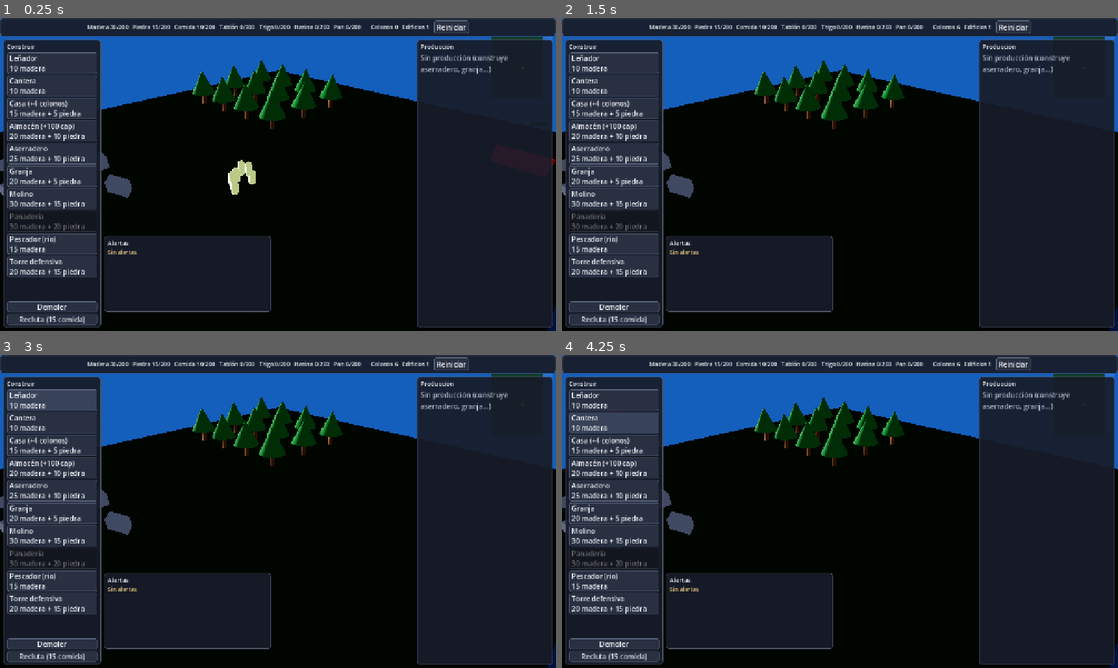
Above: before the commit, frames 1-4 (two rows, left to right).
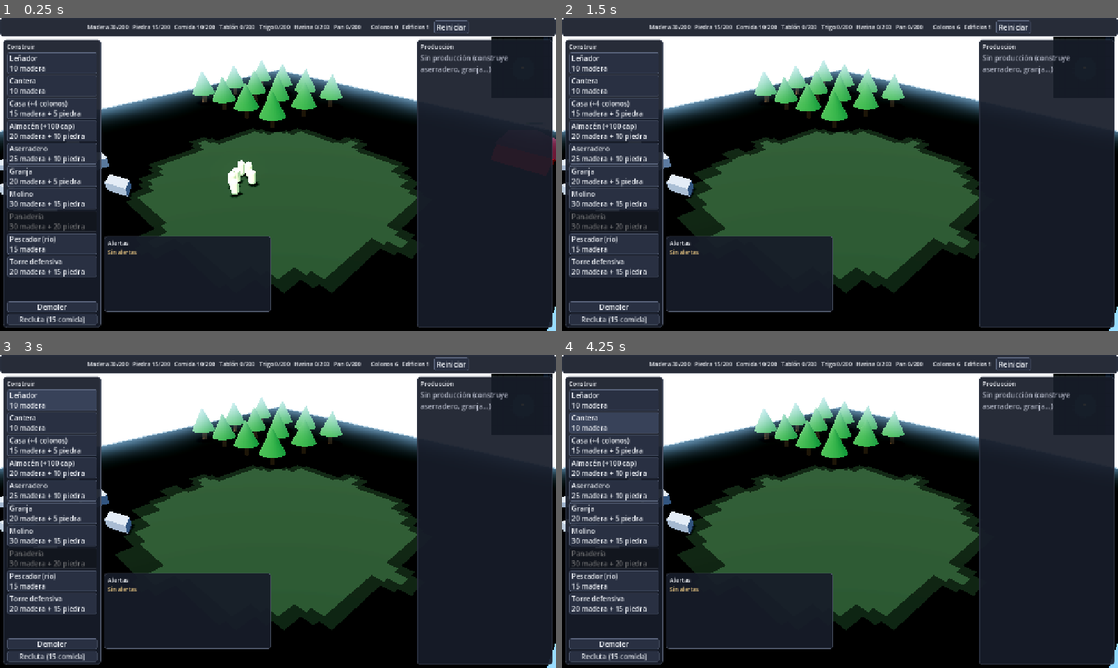
Above: after the commit, the same moments.

Repository: DilesZ/Espa-aSettlers
Game: Godot game, scene res://scenes/main.tscn
Two runs of this game, one before a commit and one after it. Both use one fixed random seed, a clock stepped at 60 frames per second and the inputs below.
Inputs:
- Up to frame 1 (0.25 s): no input
- Up to frame 2 (1.5 s): click "Reiniciar" at 0.5 s; click "Reiniciar" at 1.25 s
- Up to frame 3 (3 s): click "Reiniciar" at 2 s; click "Leñador 10 madera" at 2.75 s
- Up to frame 4 (4.25 s): click "Cantera 10 madera" at 3.5 s

The runs differ from the first frame. In frame 1, 32% of the frame differs, in the area x 0-100%, y 0-100%; in frame 2, 33%; in frame 3, 33%; in frame 4, 33%.

Commit message:
feat(godot): F6 niebla visual + F7 ambiente - shader fog, dia/noche 240s, agua, audio procedural, particulas

Diff:
--- a/godot/project.godot
+++ b/godot/project.godot
@@ -15,6 +15,7 @@
 
 GameState="*res://scripts/autoload/game_state.gd"
 GameManager="*res://scripts/autoload/game_manager.gd"
+AudioManager="*res://scripts/autoload/audio_manager.gd"
 
 [display]
 
--- a/godot/scenes/main.tscn
+++ b/godot/scenes/main.tscn
@@ -6,6 +6,9 @@
 [ext_resource type="Script" path="res://scripts/ui/hud.gd" id="4"]
 [ext_resource type="Script" path="res://scripts/ui/minimap.gd" id="5"]
 [ext_resource type="Script" path="res://scripts/systems/ai_controller.gd" id="6"]
+[ext_resource type="Script" path="res://scripts/systems/day_night.gd" id="7"]
+[ext_resource type="Script" path="res://scripts/systems/atmosphere.gd" id="8"]
+[ext_resource type="Script" path="res://scripts/systems/fog_of_war.gd" id="9"]
 
 [sub_resource type="Environment" id="Environment_1"]
 background_mode = 2
@@ -76,6 +79,15 @@
 [node name="AiController" type="Node" parent="."]
 script = ExtResource("6")
 
+[node name="DayNight" type="Node" parent="."]
+script = ExtResource("7")
+
+[node name="Atmosphere" type="Node" parent="."]
+script = ExtResource("8")
+
+[node name="FogOfWar" type="Node" parent="."]
+script = ExtResource("9")
+
 [node name="HUD" type="CanvasLayer" parent="."]
 script = ExtResource("4")
 
--- /dev/null
+++ b/godot/scripts/autoload/audio_manager.gd
@@ -0,0 +1,163 @@
+extends Node
+## AudioManager (autoload): SFX + ambiente 100% procedurales en memoria.
+## Sin ficheros: los AudioStreamWAV se generan en _ready (8-bit 22050 Hz).
+
+const RATE := 22050
+const THROTTLE := 0.15
+const POOL_SIZE := 8
+
+enum Wave { TRIANGLE, SQUARE, SAW }
+
+var sounds: Dictionary = {}
+var muted := false
+
+var _pool: Array[AudioStreamPlayer] = []
+var _ambient: AudioStreamPlayer
+var _last: Dictionary = {}
+
+
+func _ready() -> void:
+	_build_sounds()
+	_build_pool()
+	_start_ambient()
+
+
+func play(name: String) -> void:
+	if not sounds.has(name):
+		return
+	var now := Time.get_ticks_msec() / 1000.0
+	if name == "coin" or name == "hit":
+		if now - float(_last.get(name, -10.0)) < THROTTLE:
+			return
+		_last[name] = now
+	for p in _pool:
+		if not p.playing:
+			p.stream = sounds[name] as AudioStreamWAV
+			p.play()
+			return
+	# Pool saturado: recicla el primer canal.
+	_pool[0].stream = sounds[name] as AudioStreamWAV
+	_pool[0].play()
+
+
+func set_muted(m: bool) -> void:
+	muted = m
+	AudioServer.set_bus_mute(0, m)
+
+
+# --- Construcción de sonidos ---
+
+func _build_sounds() -> void:
+	sounds["build"] = _sweep(Wave.TRIANGLE, 200.0, 400.0, 0.3)
+	sounds["coin"] = _melody(Wave.SQUARE, [988.0, 1319.0], 0.15)
+	sounds["hit"] = _sweep(Wave.SAW, 150.0, 60.0, 0.3)
+	sounds["alarm"] = _melody(Wave.SAW, [600.0, 450.0], 0.25)
+	sounds["win"] = _melody(Wave.TRIANGLE, [523.0, 659.0, 784.0, 1046.0], 0.2)
+	sounds["click"] = _sweep(Wave.SQUARE, 800.0, 800.0, 0.07)
+	sounds["ambient"] = _ambient_stream()
+
+
+func _build_pool() -> void:
+	for i in POOL_SIZE:
+		var p := AudioStreamPlayer.new()
+		p.bus = "Master"
+		add_child(p)
+		_pool.append(p)
+
+
+func _start_ambient() -> void:
+	_ambient = AudioStreamPlayer.new()
+	_ambient.bus = "Master"
+	_ambient.volume_db = -28.0
+	_ambient.stream = sounds["ambient"] as AudioStreamWAV
+	add_child(_ambient)
+	_ambient.play()
+
+
+# --- Síntesis ---
+
+## Barrido de frecuencia con una sola forma de onda.
+func _sweep(wave: int, f0: float, f1: float, seconds: float) -> AudioStreamWAV:
+	var n := int(RATE * seconds)
+	var data := PackedByteArray()
+	data.resize(n)
+	var phase := 0.0
+	for i in n:
+		var f := lerpf(f0, f1, float(i) / float(maxi(n - 1, 1)))
+		phase += f / RATE
+		data[i] = _to_byte(_wave_sample(wave, phase) * _envelope(i, n) * 0.5)
+	return _to_stream(data)
+
+
+## Secuencia de notas de igual duración con la misma forma de onda.
+func _melody(wave: int, freqs: Array, note_seconds: float) -> AudioStreamWAV:
+	var per := int(RATE * note_seconds)
+	var data := PackedByteArray()
+	data.resize(per * freqs.size())
+	for ni in freqs.size():
+		var f := float(freqs[ni])
+		var phase := 0.0
+		for i in per:
+			phase += f / RATE
+			data[ni * per + i] = _to_byte(_wave_sample(wave, phase) * _envelope(i, per) * 0.5)
+	return _to_stream(data)
+
+
+func _wave_sample(wave: int, phase: float) -> float:
+	var frac := phase - floorf(phase)
+	match wave:
+		Wave.TRIANGLE:
+			return 4.0 * absf(frac - 0.5) - 1.0
+		Wave.SQUARE:
+			return 1.0 if frac < 0.5 else -1.0
+		_:
+			return 2.0 * frac - 1.0
+
+
+## Ataque corto + caída al final para evitar clics.
+func _envelope(i: int, n: int) -> float:
+	if n <= 1:
+		return 1.0
+	var attack := maxi(1, int(n * 0.05))
+	var tail := maxi(1, int(n * 0.15))
+	var a := clampf(float(i) / float(attack), 0.0, 1.0)
+	var d := clampf(float(n - 1 - i) / float(tail), 0.0, 1.0)
+	return minf(a, d)
+
+
+func _to_byte(v: float) -> int:
+	return clampi(int(roundf(v * 127.0)) + 128, 0, 255)
+
+
+func _to_stream(data: PackedByteArray) -> AudioStreamWAV:
+	var s := AudioStreamWAV.new()
+	s.format = AudioStreamWAV.FORMAT_8_BITS
+	s.mix_rate = RATE
+	s.stereo = false
+	s.data = data
+	return s
+
+
+## Ruido blanco de 2 s en loop, suavizado con media móvil (lowpass aprox).
+func _ambient_stream() -> AudioStreamWAV:
+	var n := RATE * 2
+	var window := 16
+	var buf := PackedFloat32Array()
+	buf.resize(n)
+	for i in n:
+		buf[i] = randf_range(-1.0, 1.0)
+	var data := PackedByteArray()
+	data.resize(n)
+	var acc := 0.0
+	for i in n:
+		acc += buf[i]
+		if i >= window:
+			acc -= buf[i - window]
+		var avg := acc / float(mini(i + 1, window))
+		var edge := minf(1.0, float(mini(i, n - 1 - i)) / float(RATE / 4))
+		data[i] = _to_byte(avg * edge * 0.5)
+	var s := _to_stream(data)
+	s.loop_mode = AudioStreamWAV.LOOP_FORWARD
+	s.loop_begin = 0
+	s.loop_end = n
+	return s
--- a/godot/scripts/autoload/game_manager.gd
+++ b/godot/scripts/autoload/game_manager.gd
@@ -63,9 +63,11 @@
 	if not GameState.victory and Economy.is_victory(GameState.resources):
 		GameState.victory = true
 		_set_message("¡Victoria del slice! %d madera + %d piedra." % [Economy.WIN_MADERA, Economy.WIN_PIEDRA])
+		AudioManager.play("win")
 	if not GameState.victory02 and Economy.is_victory02(GameState.stats):
 		GameState.victory02 = true
 		_set_message("¡Victoria Fase 02! %d tablones + %d pan producidos." % [Economy.WIN_TABLON, Economy.WIN_PAN])
+		AudioManager.play("win")
 
 
 func _set_message(text: String) -> void:
--- a/godot/scripts/systems/ai_controller.gd
+++ b/godot/scripts/systems/ai_controller.gd
@@ -85,6 +85,7 @@
 			float(Economy.AI_BASE.get("z", -20.0)) + sin(ang) * r
 		)
 		_spawn_raider(pos)
+		AudioManager.play("alarm")
 
 
 ## Crea un raider: Raider.spawn(pos) si el script paralelo existe, si no
--- /dev/null
+++ b/godot/scripts/systems/atmosphere.gd
@@ -0,0 +1,186 @@
+class_name Atmosphere
+extends Node
+## Atmósfera procedural: agua animada del río, humo de edificios productivos
+## y luciérnagas nocturnas. Todo por código, sin escena.
+
+const WATER_X := 27.0
+const WATER_SIZE := Vector2(10.0, 64.0)
+const SMOKE_CHECK := 1.0
+const SMOKE_Y := 2.5
+
+var _t := 0.0
+var _water_a: MeshInstance3D
+var _water_b: MeshInstance3D
+var _mat_a: StandardMaterial3D
+var _mat_b: StandardMaterial3D
+## id edificio (String) -> GPUParticles3D de humo.
+var _smoke: Dictionary = {}
+var _smoke_timer := 0.0
+var _fireflies: GPUParticles3D
+
+
+func _ready() -> void:
+	_build_water()
+	_build_fireflies()
+	_sync_smoke()
+
+
+func _process(delta: float) -> void:
+	_t += delta
+	_animate_water()
+	_smoke_timer += delta
+	if _smoke_timer >= SMOKE_CHECK:
+		_smoke_timer = 0.0
+		_sync_smoke()
+	if _fireflies != null:
+		_fireflies.visible = DayNight.day_factor < 0.35
+
+
+# --- Agua: 2 planos 10x64 solapados que derivan en z + pulso de alfa ---
+
+func _build_water() -> void:
+	_mat_a = _water_material(Color(0.20, 0.50, 0.90, 0.55))
+	_mat_b = _water_material(Color(0.30, 0.62, 0.95, 0.40))
+	_water_a = _make_plane(_mat_a, Vector3(WATER_X, 0.06, 0.0))
+	_water_b = _make_plane(_mat_b, Vector3(WATER_X, 0.10, 0.0))
+
+
+func _water_material(c: Color) -> StandardMaterial3D:
+	var m := StandardMaterial3D.new()
+	m.transparency = BaseMaterial3D.TRANSPARENCY_ALPHA
+	m.albedo_color = c
+	m.roughness = 0.25
+	m.metallic = 0.35
+	m.cull_mode = BaseMaterial3D.CULL_DISABLED
+	return m
+
+
+func _make_plane(mat: Material, pos: Vector3) -> MeshInstance3D:
+	var mesh := PlaneMesh.new()
+	mesh.size = WATER_SIZE
+	var mi := MeshInstance3D.new()
+	mi.mesh = mesh
+	mi.material_override = mat
+	mi.position = pos
+	add_child(mi)
+	return mi
+
+
+func _animate_water() -> void:
+	if _water_a != null:
+		_water_a.position.z = sin(_t * 0.3) * 1.5
+		_pulse_alpha(_mat_a, 0.55, 0.10, _t)
+	if _water_b != null:
+		_water_b.position.z = cos(_t * 0.3) * 1.5
+		_pulse_alpha(_mat_b, 0.40, 0.08, _t + 2.0)
+
+
+func _pulse_alpha(mat: StandardMaterial3D, base: float, amp: float, phase: float) -> void:
+	if mat == null:
+		return
+	var c := mat.albedo_color
+	c.a = clampf(base + sin(phase) * amp, 0.05, 0.9)
+	mat.albedo_color = c
+
+
+# --- Humo: un GPUParticles3D por edificio productivo no pausado ---
+
+func _sync_smoke() -> void:
+	var buildings := _get_buildings()
+	var wanted: Dictionary = {}
+	for i in buildings.size():
+		if not (buildings[i] is Dictionary):
+			continue
+		var b := buildings[i] as Dictionary
+		if not Economy.RECIPES.has(str(b.get("type", ""))):
+			continue
+		if bool(b.get("paused", false)):
+			continue
+		var key := str(b.get("id", "noid_%d" % i))
+		wanted[key] = Vector3(float(b.get("x", 0.0)), SMOKE_Y, float(b.get("z", 0.0)))
+	for key in wanted.keys():
+		if not _smoke.has(key):
+			var p := _make_smoke(wanted[key] as Vector3)
+			add_child(p)
+			_smoke[key] = p
+		else:
+			(_smoke[key] as Node3D).position = wanted[key] as Vector3
+	var stale: Array = []
+	for key in _smoke.keys():
+		if not wanted.has(key):
+			stale.append(key)
+	for key in stale:
+		(_smoke[key] as Node).queue_free()
+		_smoke.erase(key)
+
+
+func _get_buildings() -> Array:
+	var gs := get_node_or_null("/root/GameState")
+	if gs == null:
+		return []
+	var v: Variant = gs.get("buildings")
+	return v if v is Array else []
+
+
+func _make_smoke(pos: Vector3) -> GPUParticles3D:
+	var pm := ParticleProcessMaterial.new()
+	pm.direction = Vector3(0.0, 1.0, 0.0)
+	pm.spread = 12.0
+	pm.initial_velocity_min = 1.0
+	pm.initial_velocity_max = 1.6
+	pm.gravity = Vector3(0.0, 0.8, 0.0)
+	pm.scale_min = 0.15
+	pm.scale_max = 0.35
+	pm.color = Color(0.6, 0.6, 0.6, 0.7)
+	var mesh := SphereMesh.new()
+	mesh.radius = 0.12
+	mesh.height = 0.24
+	var mat := StandardMaterial3D.new()
+	mat.transparency = BaseMaterial3D.TRANSPARENCY_ALPHA
+	mat.shading_mode = BaseMaterial3D.SHADING_MODE_UNSHADED
+	mat.albedo_color = Color(0.6, 0.6, 0.6, 0.55)
+	mesh.material = mat
+	var p := GPUParticles3D.new()
+	p.amount = 12
+	p.lifetime = 2.5
+	p.process_material = pm
+	p.draw_pass_1 = mesh
+	p.position = pos
+	p.visibility_aabb = AABB(Vector3(-2, -1, -2), Vector3(4, 8, 4))
+	p.emitting = true
+	return p
+
+
+# --- Luciérnagas: nube amarilla 40x6x40, solo de noche ---
+
+func _build_fireflies() -> void:
+	var pm := ParticleProcessMaterial.new()
+	pm.emission_shape = ParticleProcessMaterial.EMISSION_SHAPE_BOX
+	pm.emission_box_extents = Vector3(20.0, 3.0, 20.0)
+	pm.direction = Vector3(0.0, 1.0, 0.0)
+	pm.spread = 180.0
+	pm.initial_velocity_min = 0.3
+	pm.initial_velocity_max = 0.8
+	pm.gravity = Vector3.ZERO
+	pm.scale_min = 0.06
+	pm.scale_max = 0.14
+	pm.color = Color(1.0, 0.9, 0.3, 1.0)
+	var mesh := SphereMesh.new()
+	mesh.radius = 0.06
+	mesh.height = 0.12
+	var mat := StandardMaterial3D.new()
+	mat.shading_mode = BaseMaterial3D.SHADING_MODE_UNSHADED
+	mat.albedo_color = Color(1.0, 0.9, 0.3)
+	mat.emission_enabled = true
+	mat.emission = Color(1.0, 0.9, 0.3)
+	mat.emission_energy_multiplier = 2.0
+	mesh.material = mat
+	_fireflies = GPUParticles3D.new()
+	_fireflies.amount = 30
+	_fireflies.lifetime = 3.0
+	_fireflies.process_material = pm
+	_fireflies.draw_pass_1 = mesh
+	_fireflies.position = Vector3(0.0, 1.5, 0.0)
+	_fireflies.visibility_aabb = AABB(Vector3(-25, -5, -25), Vector3(50, 15, 50))
+	_fireflies.emitting = true
+	add_child(_fireflies)
--- /dev/null
+++ b/godot/scripts/systems/day_night.gd
@@ -0,0 +1,97 @@
+class_name DayNight
+extends Node
+## Ciclo día/noche procedural: sol orbitando + color/ambiente del Environment.
+## Todo por código, sin escena. Otros sistemas leen `DayNight.day_factor`.
+
+## Factor de luz diurna: 0.0 (noche) .. 1.0 (mediodía).
+static var day_factor := 1.0
+
+const DAY_LENGTH := 240.0
+const SUN_RADIUS := 30.0
+
+const NIGHT_COLOR := Color8(6, 11, 24) # #060b18
+const DAY_COLOR := Color8(135, 181, 224) # #87b5e0
+const SUNSET_COLOR := Color8(232, 149, 107) # #e8956b
+const DAY_SUN := Color(1.0, 0.96, 0.88)
+const WARM_SUN := Color(1.0, 0.55, 0.30)
+
+## Empieza al mediodía (ángulo TAU/4 → elevación máxima).
+var t := 60.0
+
+var _sun: DirectionalLight3D
+var _world_env: WorldEnvironment
+
+
+func _process(delta: float) -> void:
+	t += delta
+	var angle := t * TAU / DAY_LENGTH
+	var elev := sin(angle)
+	var day := clampf((elev + 0.25) / 0.5, 0.0, 1.0)
+	var warm := clampf(1.0 - absf(elev - 0.1) * 3.0, 0.0, 1.0)
+	day_factor = day
+	_refresh_cache()
+	_update_sun(angle, day, warm)
+	_update_environment(day, warm)
+
+
+## Rebusca sol y entorno en la escena actual; nulo-seguro y con caché.
+func _refresh_cache() -> void:
+	if not is_instance_valid(_sun):
+		_sun = null
+	if not is_instance_valid(_world_env):
+		_world_env = null
+	if _sun != null and _world_env != null:
+		return
+	var tree := get_tree()
+	if tree == null:
+		return
+	var scene := tree.current_scene
+	if scene == null:
+		return
+	if _sun == null:
+		_sun = _find_first(scene, &"DirectionalLight3D") as DirectionalLight3D
+	if _world_env == null:
+		_world_env = _find_first(scene, &"WorldEnvironment") as WorldEnvironment
+
+
+func _find_first(node: Node, cls: StringName) -> Node:
+	if node == null:
+		return null
+	if node.is_class(cls):
+		return node
+	for child in node.get_children():
+		var found := _find_first(child, cls)
+		if found != null:
+			return found
+	return null
+
+
+func _update_sun(angle: float, day: float, warm: float) -> void:
+	if _sun == null:
+		return
+	_sun.position = Vector3(cos(angle) * SUN_RADIUS, sin(angle) * SUN_RADIUS, 12.0)
+	if _sun.is_inside_tree():
+		# Mira al origen con up alternativo cerca del cénit/nadir (evita error de look_at).
+		var dir := (Vector3.ZERO - _sun.position).normalized()
+		var up := Vector3.UP
+		if absf(dir.dot(up)) > 0.98:
+			up = Vector3.FORWARD
+		_sun.look_at(Vector3.ZERO, up)
+	_sun.light_energy = 0.05 + day * 1.25
+	_sun.light_color = DAY_SUN.lerp(WARM_SUN, warm)
+	_sun.shadow_enabled = true
+
+
+func _update_environment(day: float, warm: float) -> void:
+	if _world_env == null:
+		return
+	var env := _world_env.environment
+	if env == null:
+		env = Environment.new()
+		_world_env.environment = env
+	env.background_mode = Environment.BG_COLOR
+	var col := NIGHT_COLOR.lerp(DAY_COLOR, day)
+	col = col.lerp(SUNSET_COLOR, warm * 0.75)
+	env.background_color = col
+	env.ambient_light_source = Environment.AMBIENT_SOURCE_BG
+	env.ambient_light_energy = 0.1 + day * 0.6
--- /dev/null
+++ b/godot/scripts/systems/fog_of_war.gd
@@ -0,0 +1,183 @@
+class_name FogOfWar
+extends Node
+## Niebla de guerra visual + lógica (tick 0.5 s).
+##
+## DECISIÓN DE VIEWERS (documentada, no se toca settler.gd ni main.tscn):
+## - Los grupos "settlers"/"units" NO existen; "recruits" y "raiders" SÍ existen.
+## - GameState.settlers/recruits son Array[Dictionary] {id} SIN posición fiable,
+##   así que no sirven como viewers directos.
+## - Por eso: viewers = GameState.buildings (siempre disponible: casa/etc rango 12,
+##   "torre" rango 16) MÁS barrido de unidades vivas en el árbol con
+##   `current_scene.find_children("*", "CharacterBody3D", true, false)` (60 nodos
+##   máx, barato a 2 Hz), filtrado así:
+##     * enemigos (grupos "raiders" / "ai_building_nodes") → se ignoran (no aportan visión)
+##     * `node.get("carry") != null` → Settler (tiene `var carry`) → rango 8
+##     * grupo "recruits" (o clase Recruit) → rango 8
+##     * resto de CharacterBody3D → se ignora (seguro por defecto)
+## - Posición de unidad: `global_position` (nulo-seguro, solo si es Node3D válido).
+##
+## SALIDA:
+## - `GameState.fog` vía `Fog.compute_fog(prev, viewers)` (conserva explorado).
+## - Overlay 3D: `Image` FORMAT_R8 32x32 (byte = estado 0/1/2) → `ImageTexture`
+##   → plano 64x64 a y=0.15 con ShaderMaterial (sampler2D fog_tex; v=r*255;
+##   alpha 0.85 si v<0.5, 0.4 si v<1.5, 0.0 si no; usa UV).
+##   NOTA R8: el canal R normaliza a 0..1, por eso el píxel se escribe como
+##   `Color(byte/255)` y el shader recupera `texture(...).r * 255.0`.
+## - Culling enemigo: `visible = Fog.is_cell_visible(...)` en grupos
+##   "ai_building_nodes" y "raiders" (guardas nulo-seguras).
+
+const POLL := 0.5
+const RANGE_BUILDING := 12.0
+const RANGE_TOWER := 16.0
+const RANGE_UNIT := 8.0
+const TEX_N := 32
+const PLANE_SIZE := 64.0
+const PLANE_Y := 0.15
+const MAX_BODIES := 60
+
+const SHADER_CODE := """shader_type spatial;
+render_mode unshaded, cull_disabled;
+uniform sampler2D fog_tex;
+void fragment() {
+	float v = texture(fog_tex, UV).r * 255.0;
+	float a = 0.0;
+	if (v < 0.5) {
+		a = 0.85;
+	} else if (v < 1.5) {
+		a = 0.4;
+	}
+	ALBEDO = vec3(0.0);
+	ALPHA = a;
+}
+"""
+
+var _accum := 0.0
+var _img: Image
+var _tex: ImageTexture
+var _plane: MeshInstance3D
+var _mat: ShaderMaterial
+
+
+func _ready() -> void:
+	_ensure_plane()
+	_tick()
+
+
+func _process(delta: float) -> void:
+	_accum += delta
+	if _accum >= POLL:
+		_accum = 0.0
+		_tick()
+
+
+func _tick() -> void:
+	var tree := get_tree()
+	if tree == null:
+		return
+	var gs: Node = get_node_or_null("/root/GameState")
+	if gs == null:
+		return
+	var viewers := _build_viewers(tree, gs)
+	var prev: PackedInt32Array = gs.get("fog")
+	if prev.size() != Fog.FOG_N * Fog.FOG_N:
+		prev = PackedInt32Array()
+		prev.resize(Fog.FOG_N * Fog.FOG_N)
+		prev.fill(0)
+	var next: PackedInt32Array = Fog.compute_fog(prev, viewers)
+	gs.set("fog", next)
+	if gs.has_signal("fog_changed"):
+		gs.emit_signal("fog_changed")
+	_update_texture(next)
+	_cull_enemies(tree, next)
+
+
+func _build_viewers(tree: SceneTree, gs: Node) -> Array:
+	var viewers: Array = []
+	for b in (gs.get("buildings") as Array):
+		if not (b is Dictionary):
+			continue
+		var bd: Dictionary = b
+		var rng := RANGE_BUILDING
+		if str(bd.get("type", "")) == "torre":
+			rng = RANGE_TOWER
+		viewers.append({
+			"x": float(bd.get("x", 0.0)),
+			"z": float(bd.get("z", 0.0)),
+			"range": rng,
+		})
+	var root: Node = tree.current_scene
+	if root == null:
+		return viewers
+	var bodies := root.find_children("*", "CharacterBody3D", true, false)
+	var count := 0
+	for n in bodies:
+		if count >= MAX_BODIES:
+			break
+		if not is_instance_valid(n):
+			continue
+		if not (n is Node3D):
+			continue
+		var node3d: Node3D = n
+		# Enemigos: no aportan visión (guard nulo-seguro con is_instance_valid + has_group).
+		if n.is_in_group("raiders") or n.is_in_group("ai_building_nodes"):
+			continue
+		var is_settler: bool = n.get("carry") != null
+		var is_recruit: bool = n.is_in_group("recruits") or n is Recruit
+		if not (is_settler or is_recruit):
+			continue
+		var p: Vector3 = node3d.global_position
+		viewers.append({"x": p.x, "z": p.z, "range": RANGE_UNIT})
+		count += 1
+	return viewers
+
+
+func _ensure_plane() -> void:
+	if is_instance_valid(_plane):
+		return
+	_plane = MeshInstance3D.new()
+	_plane.name = "FogPlane"
+	var mesh := PlaneMesh.new()
+	mesh.size = Vector2(PLANE_SIZE, PLANE_SIZE)
+	_plane.mesh = mesh
+	_plane.cast_shadow = GeometryInstance3D.SHADOW_CASTING_SETTING_OFF
+	_plane.position = Vector3(0.0, PLANE_Y, 0.0)
+	_mat = ShaderMaterial.new()
+	var sh := Shader.new()
+	sh.code = SHADER_CODE
+	_mat.shader = sh
+	# ShaderMaterial no tiene texture_filter: se muestrea en centros de texel,
+	# donde el filtrado lineal devuelve el valor exacto de la celda.
+	_plane.material_override = _mat
+	add_child(_plane)
+
+
+func _update_texture(fog: PackedInt32Array) -> void:
+	if fog.size() != TEX_N * TEX_N:
+		return
+	if _img == null:
+		_img = Image.create(TEX_N, TEX_N, false, Image.FORMAT_R8)
+	for cz in range(TEX_N):
+		for cx in range(TEX_N):
+			var b := clampi(int(fog[cz * TEX_N + cx]), 0, 2)
+			_img.set_pixel(cx, cz, Color(b / 255.0, 0.0, 0.0))
+	if _tex == null:
+		_tex = ImageTexture.create_from_image(_img)
+		_ensure_plane()
+		if _mat != null:
+			_mat.set_shader_parameter("fog_tex", _tex)
+	else:
+		_tex.update(_img)
+
+
+func _cull_enemies(tree: SceneTree, fog: PackedInt32Array) -> void:
+	if fog.size() != Fog.FOG_N * Fog.FOG_N:
+		return
+	for group in ["ai_building_nodes", "raiders"]:
+		for n in tree.get_nodes_in_group(group):
+			if not is_instance_valid(n):
+				continue
+			if n.get("visible") == null:
+				continue
+			if n is Node3D:
+				var p: Vector3 = (n as Node3D).global_position
+				(n as Node3D).visible = Fog.is_cell_visible(fog, p.x, p.z)
--- a/godot/scripts/ui/minimap.gd
+++ b/godot/scripts/ui/minimap.gd
@@ -13,6 +13,8 @@
 const RIVER := Color(0.15, 0.45, 0.85)
 const SETTLER := Color(0.95, 0.85, 0.25)
 const FALLBACK := Color(0.80, 0.80, 0.80)
+const FOG_HIDDEN := Color(0, 0, 0, 0.85)
+const FOG_EXPLORED := Color(0, 0, 0, 0.4)
 
 var _accum := 0.0
 
@@ -52,6 +54,7 @@
 		draw_rect(Rect2(x0, 0.0, size.x - x0, size.y), RIVER, true)
 	var gs: Node = get_node_or_null("/root/GameState")
 	if gs != null:
+		_draw_fog(gs)
 		for b in (gs.get("buildings") as Array):
 			var bd: Dictionary = b
 			var t := str(bd.get("type", ""))
@@ -66,6 +69,25 @@
 	draw_rect(r, Color(0, 0, 0, 0.6), false, 1.0)
 
 
+func _draw_fog(gs: Node) -> void:
+	# Overlay por celda 32x32: 0=inexplorado (oscuro), 1=explorado (semi),
+	# 2=visible (sin overlay). Se dibuja antes que edificios/colonos.
+	var fog: PackedInt32Array = gs.get("fog")
+	if fog.size() != 32 * 32:
+		return
+	if size.x <= 0.0 or size.y <= 0.0:
+		return
+	var cw := size.x / 32.0
+	var ch := size.y / 32.0
+	for cz in range(32):
+		for cx in range(32):
+			var v := int(fog[cz * 32 + cx])
+			if v == 2:
+				continue
+			var col := FOG_HIDDEN if v == 0 else FOG_EXPLORED
+			draw_rect(Rect2(Vector2(cx * cw, cz * ch), Vector2(cw + 0.5, ch + 0.5)), col, true)
+
+
 func _settler_pos(s: Variant) -> Vector2:
 	if s is Dictionary:
 		var d: Dictionary = s
--- a/godot/scripts/units/settler.gd
+++ b/godot/scripts/units/settler.gd
@@ -218,6 +218,7 @@
 	elif carry == "piedra":
 		GameState.resources["piedra"] = float(GameState.resources.get("piedra", 0.0)) + STONE_YIELD
 	GameState.resources_changed.emit()
+	AudioManager.play("coin")
 	carry = ""
 	_carry_mesh.visible = false
 	state = State.IDLE
--- a/godot/scripts/world/build_manager.gd
+++ b/godot/scripts/world/build_manager.gd
@@ -147,6 +147,7 @@
 	}
 	GameState.buildings.append(b)
 	GameState.buildings_changed.emit()
+	AudioManager.play("build")
 	var node := BuildingNode.new()
 	add_child(node)
 	node.setup(b)
Not shown: 1 places in godot/scenes/main.tscn that only renumber resources
Not shown, added: godot/scripts/autoload/audio_manager.gd.uid
Not shown, added: godot/scripts/systems/atmosphere.gd.uid
Not shown, added: godot/scripts/systems/day_night.gd.uid
Not shown, added: godot/scripts/systems/fog_of_war.gd.uid
